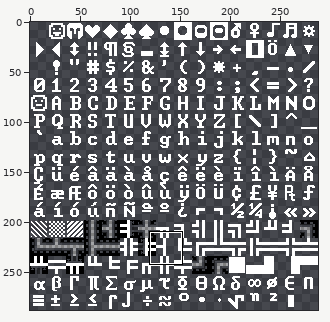
Edited in one commit: sprite sheet (data/art/Myne.png). The first picture is a wide view before the edit; the outline marks the close-up.
Close-up. Before the commit:
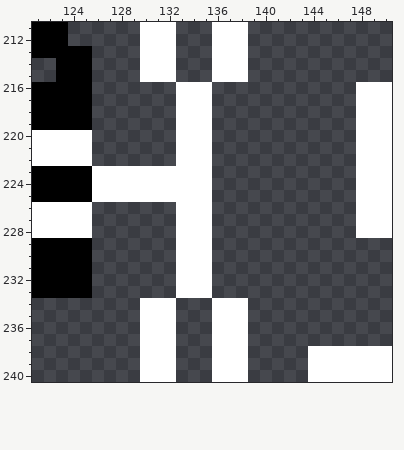
The file is 288x288 pixels. Colours within 5 levels of each other are drawn and written as one. Shown: x 121..150, y 211..240.
The result:
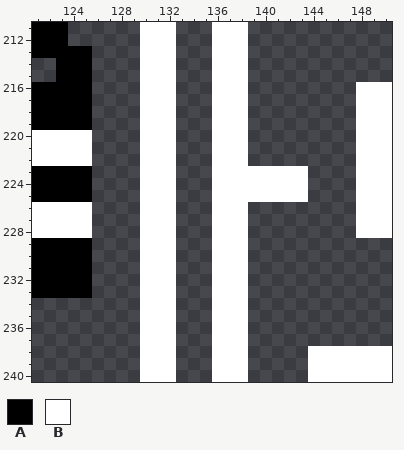
Palette (. is transparent): A #000000  B #ffffff
What changed:
@@ x 121..150 @@
 215 ..AAA....BBB...BBB............
-216 AAAAA.......BBB............BBB
-217 AAAAA.......BBB............BBB
-218 AAAAA.......BBB............BBB
-219 AAAAA.......BBB............BBB
-220 BBBBB.......BBB............BBB
-221 BBBBB.......BBB............BBB
-222 BBBBB.......BBB............BBB
-223 AAAAABBBBBBBBBB............BBB
-224 AAAAABBBBBBBBBB............BBB
-225 AAAAABBBBBBBBBB............BBB
-226 BBBBB.......BBB............BBB
-227 BBBBB.......BBB............BBB
-228 BBBBB.......BBB............BBB
-229 AAAAA.......BBB...............
-230 AAAAA.......BBB...............
-231 AAAAA.......BBB...............
-232 AAAAA.......BBB...............
-233 AAAAA.......BBB...............
+216 AAAAA....BBB...BBB.........BBB
+217 AAAAA....BBB...BBB.........BBB
+218 AAAAA....BBB...BBB.........BBB
+219 AAAAA....BBB...BBB.........BBB
+220 BBBBB....BBB...BBB.........BBB
+221 BBBBB....BBB...BBB.........BBB
+222 BBBBB....BBB...BBB.........BBB
+223 AAAAA....BBB...BBBBBBBB....BBB
+224 AAAAA....BBB...BBBBBBBB....BBB
+225 AAAAA....BBB...BBBBBBBB....BBB
+226 BBBBB....BBB...BBB.........BBB
+227 BBBBB....BBB...BBB.........BBB
+228 BBBBB....BBB...BBB.........BBB
+229 AAAAA....BBB...BBB............
+230 AAAAA....BBB...BBB............
+231 AAAAA....BBB...BBB............
+232 AAAAA....BBB...BBB............
+233 AAAAA....BBB...BBB............
 234 .........BBB...BBB............
Changed places in both close-ups, as pixel boxes (x1, y1, x2, y2):
changed: (92, 82, 308, 298)
